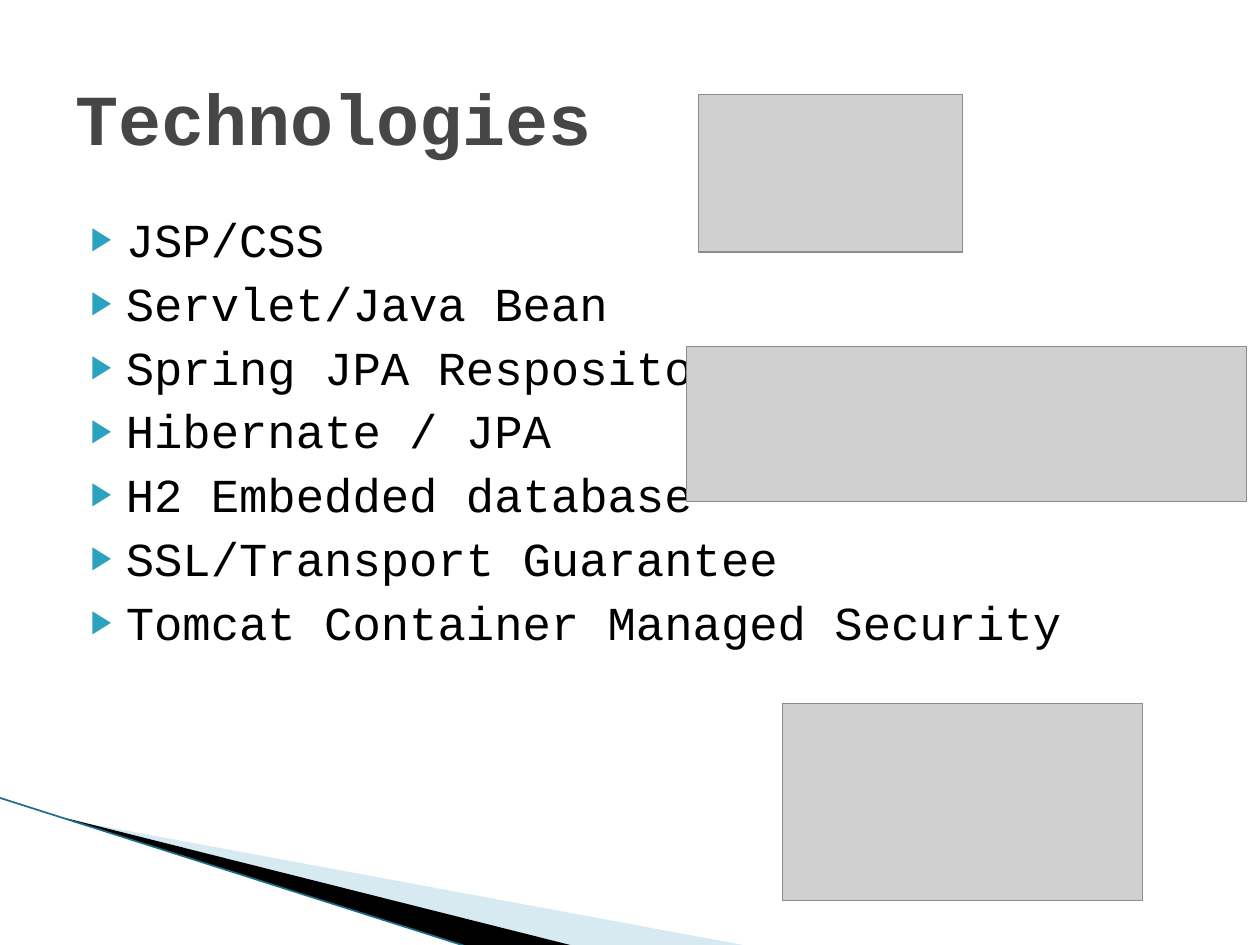
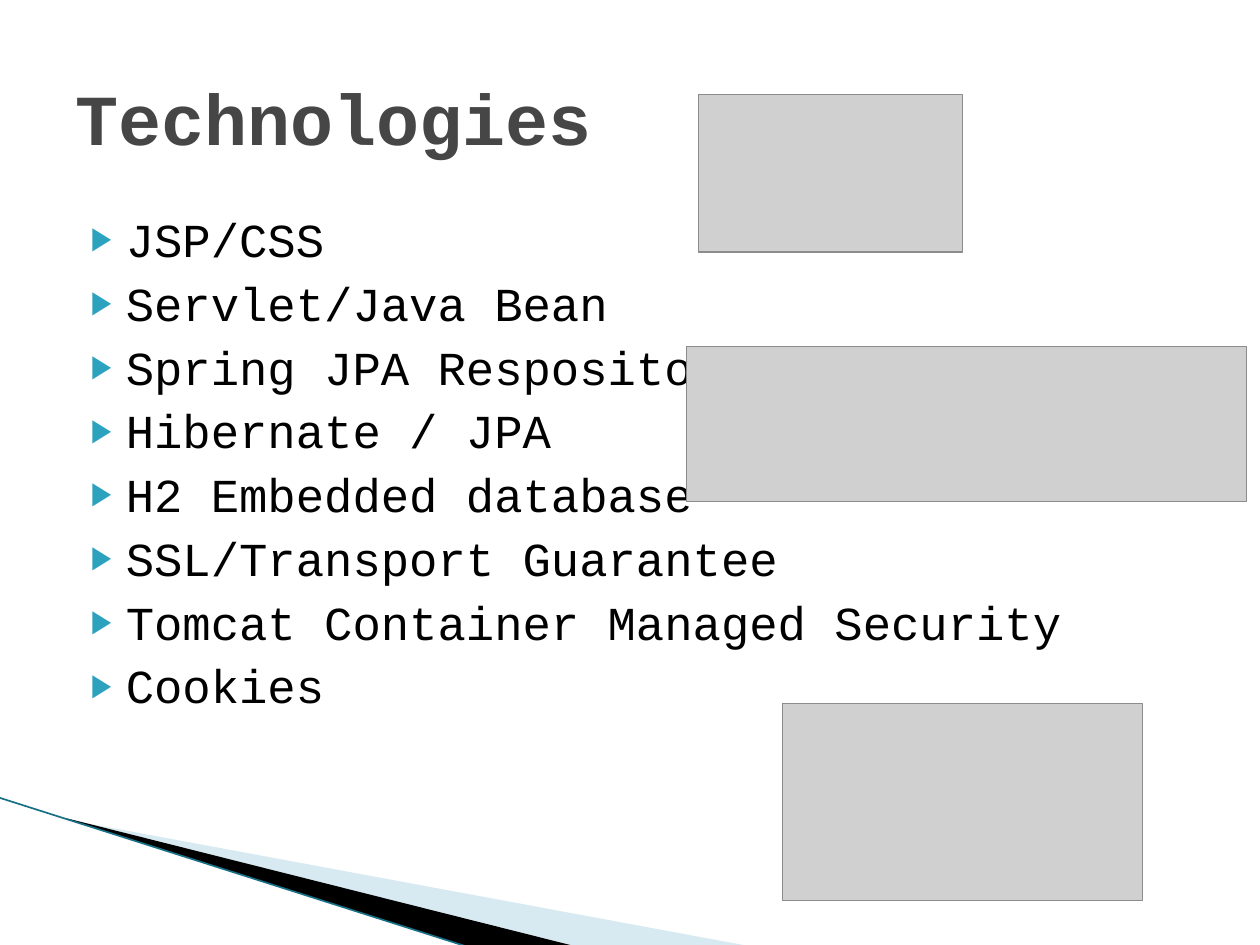
Before and after one commit to kingbom/bookStore, a slide deck: slide 4 of BooksRUs v2.pptx. Drawn at 1260x945 pixels with LibreOffice and Linux fonts; fonts in the diff are those of the drawing; grey boxes stand for pictures; background and template pictures are left out. Boxes give left, top, right and bottom in pixels: in the first picture for what was removed or moved away, otherwise in the second. Text is boxed around its words. In the diff, an @@ line names an element or a change of style, - is before the commit and + after.

Commit message:
Added cookies to list of technologies.

```diff
--- a/BooksRUs v2.pptx
+++ b/BooksRUs v2.pptx
@@ text at box(126, 669, 324, 704): paragraph added @@
+▶ Cookies
```
